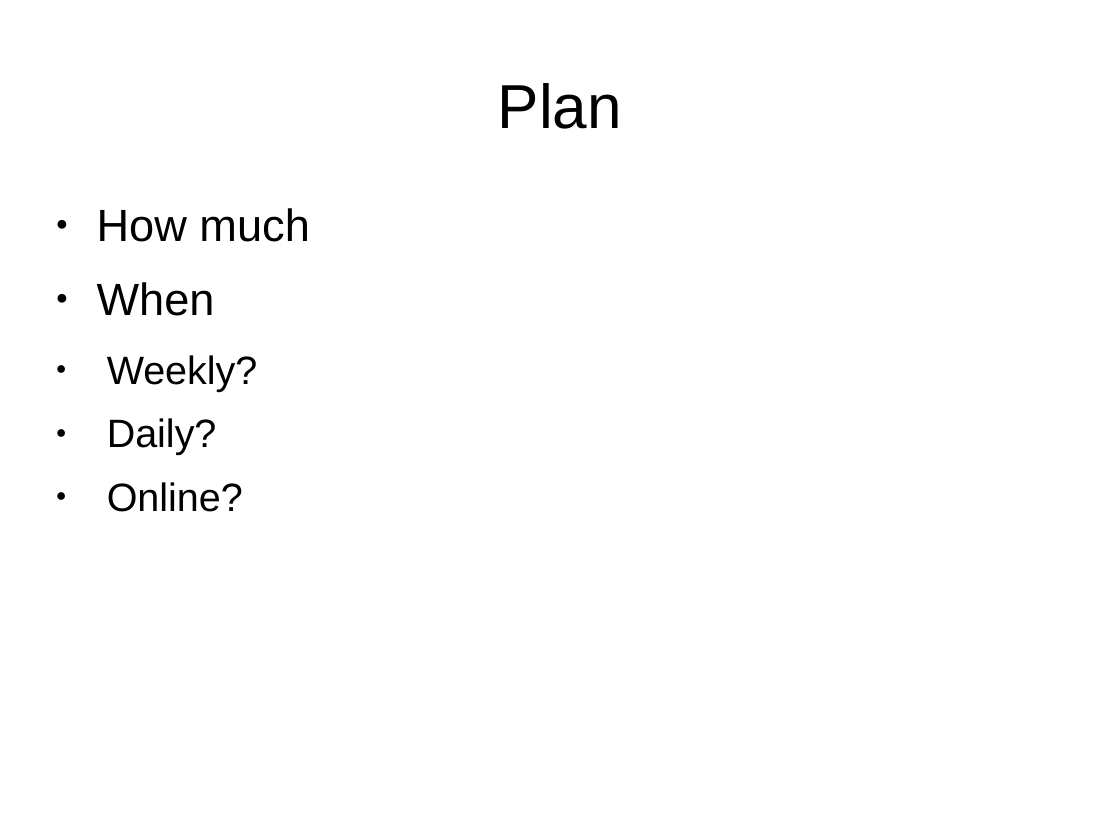
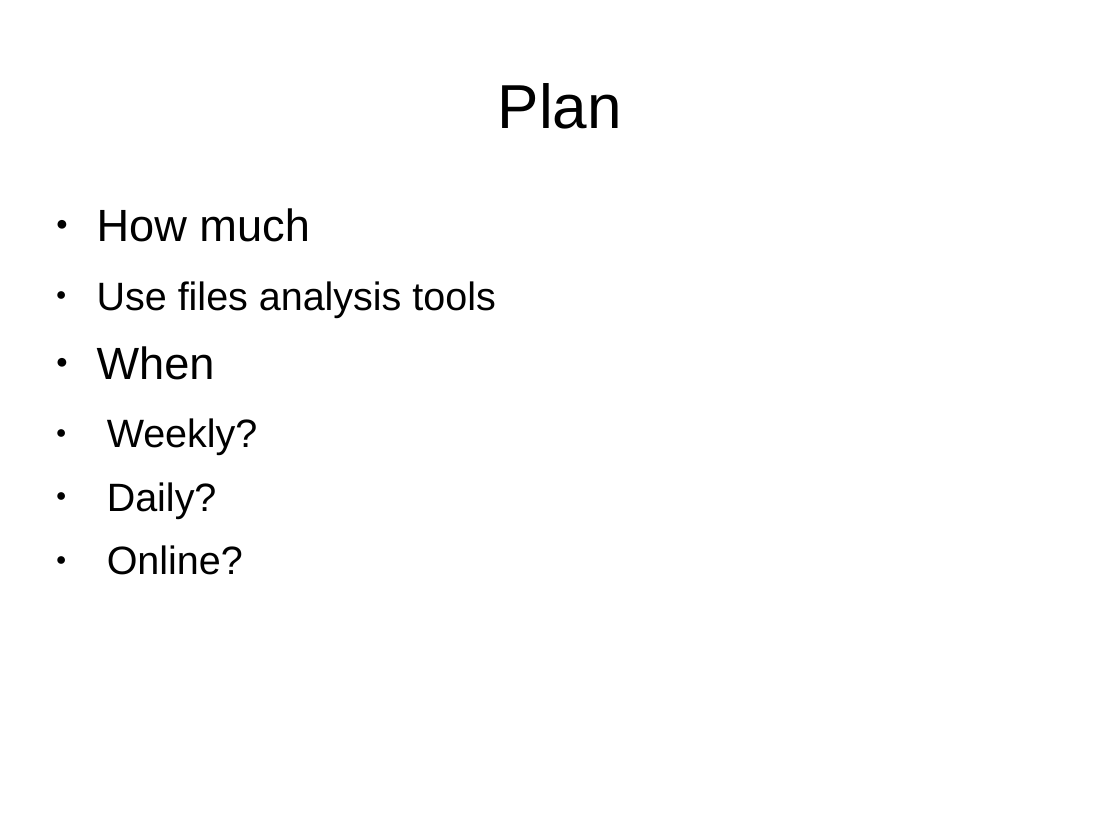
Before and after one commit to wdmchaft/Presentations-1, a slide deck: slide 12 of LinuxBackup/LinuxBackup.odp. Drawn at 1120x840 pixels with LibreOffice and Linux fonts; fonts in the diff are those of the drawing. Boxes give left, top, right and bottom in pixels: in the first picture for what was removed or moved away, otherwise in the second. Text is boxed around its words. In the diff, an @@ line names an element or a change of style, - is before the commit and + after.

```diff
--- a/LinuxBackup/LinuxBackup.odp
+++ b/LinuxBackup/LinuxBackup.odp
@@ text at [97,281,495,318]: paragraph added @@
+  ● Use files analysis tools
```
Also in this commit, not shown: 1 other slide changed.
